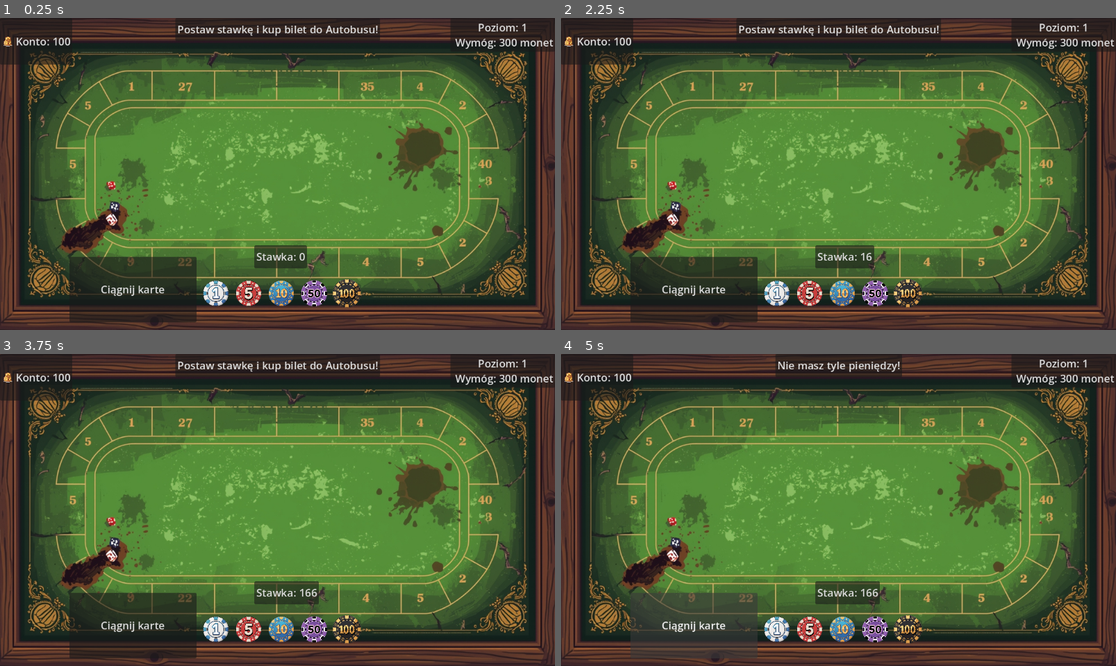
Above: before the commit, frames 1-4 (two rows, left to right).
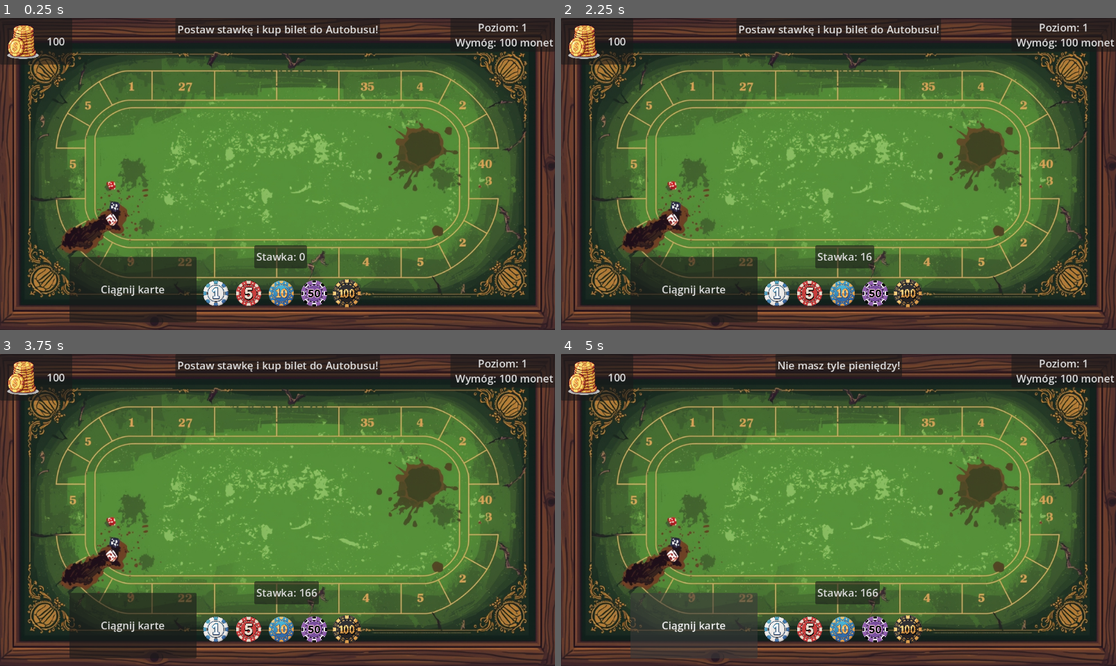
Above: after the commit, the same moments.

Repository: Klemensmandzaro/EscapeFromCasino
Game: Godot game, scene res://Scenes/Minigames/BusGame.tscn
The game is run twice, just before and just after one commit, with the same random seed, the same clock (stepped at 60 frames per second) and the same inputs. This scene is started directly instead of the project's main scene. Sound files missing from this copy of the repository are replaced by a short silence.
Inputs (mouse positions are in pixels of both pictures, inside the frame that each line leads up to):
- Up to frame 1 (0.25 s): no input
- Up to frame 2 (2.25 s): click (777, 292) at 0.5 s; click (810, 292) at 1.25 s; click (844, 292) at 2 s
- Up to frame 3 (3.75 s): click (316, 628) at 2.75 s; click (344, 628) at 3.5 s
- Up to frame 4 (5 s): click "Ciągnij karte" at 4.25 s

The runs differ from the first frame. In frame 1, 0.6% of the frame differs, in the area x 0-91%, y 2-14%; in frame 2, 0.6%; in frame 3, 0.6%; in frame 4, 0.6%.

Commit message:
koniec!!! a moze dopiero poczatek?

Diff:
--- a/Globals/GameManager.gd
+++ b/Globals/GameManager.gd
@@ -4,6 +4,16 @@
 signal money_changed(new_amount)
 signal level_changed(new_level)
 signal level_max(new_max)
+
+var music_player: AudioStreamPlayer
+var playlist: Array = [
+	preload("res://Audio/Music/denis-pavlov-music-jazz-podcast-night-relaxing-vibes-242886.mp3"), # Podmień na swoje nazwy plików!
+	preload("res://Audio/Music/denis-pavlov-music-podcast-jazz-easy-listening-music-219314.mp3"),
+	preload("res://Audio/Music/denis-pavlov-music-podcast-jazz-music-168726.mp3"),
+	preload("res://Audio/Music/surprising_media-cool-jazz-with-sax-1-481596.mp3"),
+	preload("res://Audio/Music/surprising_media-cool-jazz-with-sax-2-482959.mp3"),
+	preload("res://Audio/Music/surprising_media-smoked-glass-keys-piano-dark-jazz-504005.mp3")
+]
 
 # --- WALUTA I SKLEP ---
 var vip_points: int = 0  # <--- TA ZMIENNA MUSI TU BYĆ (bez wcięć)
@@ -25,7 +35,7 @@
 var player_class: int = 1
 
 # Ile pieniędzy gracz musi MIEĆ, aby przejść na kolejny poziom.
-var level_requirements = [0, 300, 500, 800, 1000, 1500]
+var level_requirements = [0, 100, 100, 100, 100, 100]
 
 # --- ZMIENNE ZEGARA W GAMEMANAGERZE ---
 var total_playtime: float = 0.0
@@ -34,6 +44,33 @@
 func _process(delta: float) -> void:
 	if is_timer_running:
 		total_playtime += delta
+
+func _ready():
+	# ==========================================
+	# --- TWORZENIE ODTWARZACZA MUZYKI ---
+	# ==========================================
+	music_player = AudioStreamPlayer.new()
+
+	# Ustawiamy głośność na minus, żeby jazz był miłym tłem, a nie ryczał na całe kasyno
+	music_player.volume_db = -15.0
+
+	add_child(music_player)
+
+	# Jak piosenka się skończy, odpal następną!
+	music_player.finished.connect(play_next_song)
+
+	# Odpalamy pierwszą nutę od razu przy starcie gry
+	play_next_song()
+
+# --- FUNKCJA ZMIENIAJĄCA KAWAŁKI ---
+func play_next_song():
+	if playlist.is_empty():
+		return
+
+	# Losujemy z listy
+	var random_index = randi() % playlist.size()
+	music_player.stream = playlist[random_index]
+	music_player.play()
 
 # ZMIANA: Ta funkcja teraz TYLKO odpala/wznawia stoper. Nie zeruje go!
 func resume_timer():
@@ -97,18 +134,21 @@
 	money_changed.emit(current_money)
 
 func calculate_score(target_money_for_next_level: int) -> int:
-	var levels_passed = total_run_levels - 1
+	var levels_passed = total_run_levels
+	if levels_passed == 0:
+		return -500
 	var level_score = levels_passed * 1000 # 1000 punktów za każdy ukończony poziom!
 
 	# Obliczamy procent postępu (od 0.0 do 1.0) na podstawie naszego rekordu
 	var percentage = float(peak_money_this_level) / float(target_money_for_next_level)
+	print(percentage)
 
 	# Zabezpieczenie (clamp), żeby procent nie przekroczył 1.0 (czyli 100%)
 	percentage = clamp(percentage, 0.0, 1.0)
 
 	# Zamieniamy procent na punkty (np. 50% = 500 punktów)
 	var money_score = int(percentage * 1000)
-
+	print(level_score + money_score)
 	return level_score + money_score
 
 	# --- TWARDY RESET (NOWA GRA) ---
--- a/Resources/Classes/ClassData.gd
+++ /dev/null
@@ -1,8 +0,0 @@
-extends Resource
-class_name ClassData # To rejestruje naszą klasę w silniku Godot!
-
-# Słowo @export sprawia, że te zmienne będą widoczne w oknie Inspektora
-@export var character_name: String = "Nieznajomy"
-@export var description: String = "Opis klasy"
-@export var starting_money: int = 100
-# Tutaj w przyszłości możemy dodać np. specjalne umiejętności
--- a/Resources/Classes/Oszust.tres
+++ /dev/null
@@ -1,10 +0,0 @@
-[gd_resource type="Resource" script_class="ClassData" format=3 uid="uid://cgayykp5p88sw"]
-
-[ext_resource type="Script" uid="uid://1gfbhg2nsxds" path="res://Resources/Classes/ClassData.gd" id="1_aukeb"]
-
-[resource]
-script = ExtResource("1_aukeb")
-character_name = "Oszust"
-description = "Zaczyna z mniejszą gotówką, ale ma asa w rękawie."
-starting_money = 50
-metadata/_custom_type_script = "uid://1gfbhg2nsxds"
--- a/Scenes/CardTable.gd
+++ b/Scenes/CardTable.gd
@@ -422,6 +422,7 @@
 	end_game(final_message)
 
 func get_hand_result_and_payout(p_score: int, d_score: int, hand_bet: int) -> String:
+
 	if p_score > 21:
 		return "FURA - Przegrana"
 
@@ -488,12 +489,14 @@
 				GameManager.money_changed.emit(GameManager.current_money)
 
 		if not saved_from_bankruptcy:
-			var target_money_to_level_up = GameManager.current_level * 100
+			var target_money_to_level_up = GameManager.level_requirements[GameManager.current_level]
 			var final_score = GameManager.calculate_score(target_money_to_level_up)
 			var earned_vip = int(final_score / 100)
 
 			GameManager.vip_points += earned_vip
-			# SaveManager.save_game()
+			if GameManager.vip_points<0:
+				GameManager.vip_points=0
+			SaveManager.save_game()
 
 			score_label.text = "Twój Wynik: " + str(final_score) + " pkt!\nZdobywasz: " + str(earned_vip) + " Punktów VIP!"
 			game_over_panel.show()
--- a/Scenes/CardTable.tscn
+++ b/Scenes/CardTable.tscn
@@ -345,12 +345,19 @@
 vertical_alignment = 1
 autowrap_mode = 2
 
-[node name="NextLevelButton" type="Button" parent="LevelUpLayer/MazeCompletedPanel" unique_id=2085817903]
-layout_mode = 0
-offset_left = 512.0
-offset_top = 384.0
-offset_right = 704.0
-offset_bottom = 512.0
+[node name="NextLevelButton" type="Button" parent="LevelUpLayer/MazeCompletedPanel" unique_id=1837625851]
+layout_mode = 1
+anchors_preset = 8
+anchor_left = 0.5
+anchor_top = 0.5
+anchor_right = 0.5
+anchor_bottom = 0.5
+offset_left = -96.0
+offset_top = 44.0
+offset_right = 96.0
+offset_bottom = 172.0
+grow_horizontal = 2
+grow_vertical = 2
 theme_override_font_sizes/font_size = 36
 text = "Wejdź Głębiej"
 autowrap_mode = 2
--- a/Scenes/ClassSelection.tscn
+++ b/Scenes/ClassSelection.tscn
@@ -31,9 +31,9 @@
 anchor_top = 1.0
 anchor_right = 0.5
 anchor_bottom = 1.0
-offset_left = -450.0
-offset_top = -352.0
-offset_right = 450.0
+offset_left = -454.0
+offset_top = -464.0
+offset_right = 454.0
 offset_bottom = -64.0
 grow_horizontal = 2
 grow_vertical = 0
@@ -50,6 +50,7 @@
 size_flags_vertical = 3
 focus_mode = 0
 mouse_filter = 2
+theme_override_constants/icon_max_width = 250
 theme_override_font_sizes/font_size = 22
 text = "Zaczynasz z większą ilością gotówki: 100
 (1 rzut w kieszeni)
@@ -79,6 +80,7 @@
 size_flags_vertical = 3
 focus_mode = 0
 mouse_filter = 2
+theme_override_constants/icon_max_width = 250
 theme_override_font_sizes/font_size = 22
 text = "Ma 20% szans na podwojenie wygranej w każdej grze
 "
@@ -106,6 +108,7 @@
 size_flags_vertical = 3
 focus_mode = 0
 mouse_filter = 2
+theme_override_constants/icon_max_width = 250
 theme_override_font_sizes/font_size = 22
 text = "Automatycznie dodaje +1 do każdego wyniku i wygrywa remisy"
 icon = ExtResource("5_yax2p")
--- a/Scenes/Minigames/BusGame.gd
+++ b/Scenes/Minigames/BusGame.gd
@@ -8,7 +8,7 @@
 @onready var start_button = $StartButton
 @onready var score_button = $ScoreButton
 @onready var bet_button = $BetButton
-@onready var money_button = $HUD/Button
+
 
 # NOWOŚĆ: EKRANY Z KOŚCI/BLACKJACKA
 @onready var level_button = $LevelButton
@@ -55,12 +55,12 @@
 	if next_level_button: next_level_button.pressed.connect(_on_next_level_button_pressed)
 
 	# Podpinamy GameManagera (Kasa i Poziomy)
-	GameManager.money_changed.connect(update_money_display)
+
 	GameManager.level_changed.connect(_on_level_changed)
 	GameManager.level_max.connect(_on_level_max)
 	GameManager.reset_game()
 
-	update_money_display(GameManager.current_money)
+
 	update_level_display()
 
 	if has_node("ChipContener/Chip1"): setup_chip($ChipContener/Chip1, 1)
@@ -100,8 +100,7 @@
 func update_bet_display():
 	bet_button.text = "Stawka: " + str(current_bet)
 
-func update_money_display(amount: int):
-	money_button.text = "Konto: " + str(amount)
+
 
 
 # ==========================================
@@ -352,12 +351,15 @@
 				GameManager.money_changed.emit(GameManager.current_money)
 
 		if not saved_from_bankruptcy:
-			var target_money_to_level_up = GameManager.current_level * 100
+			var target_money_to_level_up = GameManager.level_requirements[GameManager.current_level]
 			var final_score = GameManager.calculate_score(target_money_to_level_up)
 			var earned_vip = int(final_score / 100)
 
+
 			GameManager.vip_points += earned_vip
-			# SaveManager.save_game() # Jeśli tu wrzucimy Save, gracz będzie zbankrutowany po powrocie
+			if GameManager.vip_points<0:
+				GameManager.vip_points=0
+			SaveManager.save_game()
 
 			score_label.text = "Twój Wynik: " + str(final_score) + " pkt!\nZdobywasz: " + str(earned_vip) + " Punktów VIP!"
 			game_over_panel.show()
--- a/Scenes/Minigames/BusGame.tscn
+++ b/Scenes/Minigames/BusGame.tscn
@@ -40,10 +40,10 @@
 stretch_mode = 6
 script = ExtResource("3_eg0xi")
 
+[node name="HUD" parent="." unique_id=73911387 instance=ExtResource("5_yygxy")]
+layout_mode = 1
+
 [node name="Deck" parent="." unique_id=1686531899 instance=ExtResource("4_ko5e4")]
-
-[node name="HUD" parent="." unique_id=73911387 instance=ExtResource("5_yygxy")]
-layout_mode = 1
 
 [node name="StartCardPos" type="Marker2D" parent="." unique_id=1195031605]
 position = Vector2(352, 320)
@@ -250,11 +250,18 @@
 autowrap_mode = 2
 
 [node name="NextLevelButton" type="Button" parent="LevelUpLayer/MazeCompletedPanel" unique_id=1314249371]
-layout_mode = 0
-offset_left = 512.0
-offset_top = 384.0
-offset_right = 704.0
-offset_bottom = 512.0
+layout_mode = 1
+anchors_preset = 8
+anchor_left = 0.5
+anchor_top = 0.5
+anchor_right = 0.5
+anchor_bottom = 0.5
+offset_left = -96.0
+offset_top = 44.0
+offset_right = 96.0
+offset_bottom = 172.0
+grow_horizontal = 2
+grow_vertical = 2
 theme_override_font_sizes/font_size = 36
 text = "Wejdź Głębiej"
 autowrap_mode = 2
@@ -335,3 +342,5 @@
 mouse_filter = 2
 theme_override_font_sizes/font_size = 22
 text = "Zakład"
+
+[connection signal="pressed" from="LevelUpLayer/MazeCompletedPanel/NextLevelButton" to="." method="_on_next_level_button_pressed"]
--- a/Scenes/Minigames/DiceGame.gd
+++ b/Scenes/Minigames/DiceGame.gd
@@ -146,11 +146,13 @@
 
 		# Jeśli nikt nas nie uratował - GAME OVER
 		if not saved_from_bankruptcy:
-			var target_money_to_level_up = GameManager.current_level * 100
+			var target_money_to_level_up = GameManager.level_requirements[GameManager.current_level]
 			var final_score = GameManager.calculate_score(target_money_to_level_up)
 
 			var earned_vip = int(final_score / 100)
 			GameManager.vip_points += earned_vip
+			if GameManager.vip_points<0:
+				GameManager.vip_points=0
 			SaveManager.save_game()
 
 			score_label.text = "Twój Wynik: " + str(final_score) + " pkt!\nZdobywasz: " + str(earned_vip) + " Punktów VIP!"
--- a/Scenes/Minigames/DiceGame.tscn
+++ b/Scenes/Minigames/DiceGame.tscn
@@ -325,12 +325,19 @@
 vertical_alignment = 1
 autowrap_mode = 2
 
-[node name="NextLevelButton" type="Button" parent="LevelUpLayer/MazeCompletedPanel" unique_id=1923006679]
-layout_mode = 0
-offset_left = 512.0
-offset_top = 384.0
-offset_right = 704.0
-offset_bottom = 512.0
+[node name="NextLevelButton" type="Button" parent="LevelUpLayer/MazeCompletedPanel" unique_id=91488231]
+layout_mode = 1
+anchors_preset = 8
+anchor_left = 0.5
+anchor_top = 0.5
+anchor_right = 0.5
+anchor_bottom = 0.5
+offset_left = -96.0
+offset_top = 44.0
+offset_right = 96.0
+offset_bottom = 172.0
+grow_horizontal = 2
+grow_vertical = 2
 theme_override_font_sizes/font_size = 36
 text = "Wejdź Głębiej"
 autowrap_mode = 2
Not shown, added: Audio/Music/denis-pavlov-music-jazz-podcast-night-relaxing-vibes-242886.mp3.import
Not shown, added: Audio/Music/denis-pavlov-music-podcast-jazz-easy-listening-music-219314.mp3.import
Not shown, added: Audio/Music/denis-pavlov-music-podcast-jazz-music-168726.mp3.import
Not shown, added: Audio/Music/surprising_media-cool-jazz-with-sax-1-481596.mp3.import
Not shown, added: Audio/Music/surprising_media-cool-jazz-with-sax-2-482959.mp3.import
Not shown, added: Audio/Music/surprising_media-smoked-glass-keys-piano-dark-jazz-504005.mp3.import
Not shown, removed: Resources/Classes/ClassData.gd.uid
Not shown, added: Audio/Music/denis-pavlov-music-jazz-podcast-night-relaxing-vibes-242886.mp3
Not shown, added: Audio/Music/denis-pavlov-music-podcast-jazz-easy-listening-music-219314.mp3
Not shown, added: Audio/Music/denis-pavlov-music-podcast-jazz-music-168726.mp3
Not shown, added: Audio/Music/surprising_media-cool-jazz-with-sax-1-481596.mp3
Not shown, added: Audio/Music/surprising_media-cool-jazz-with-sax-2-482959.mp3
(and 1 more such lines)
